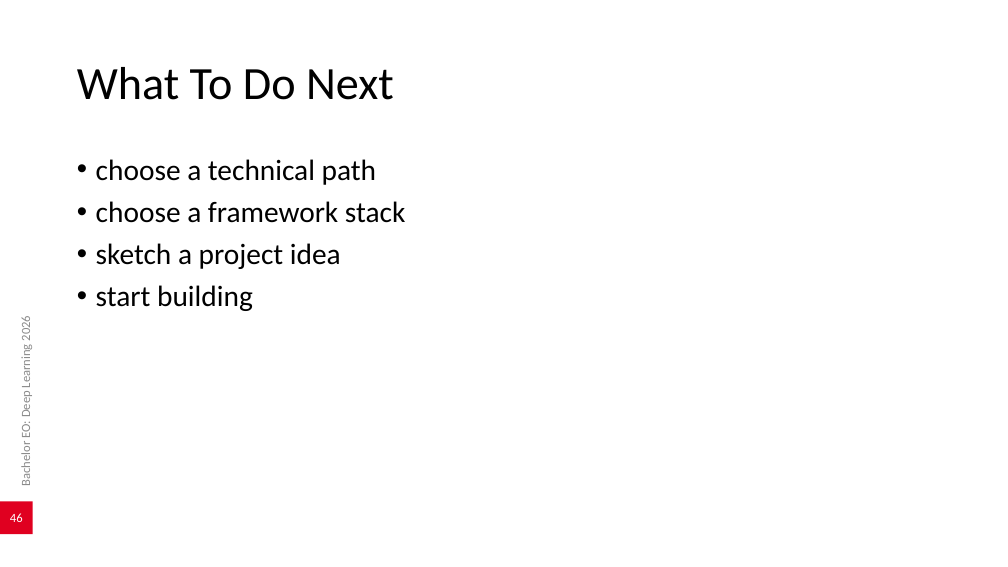
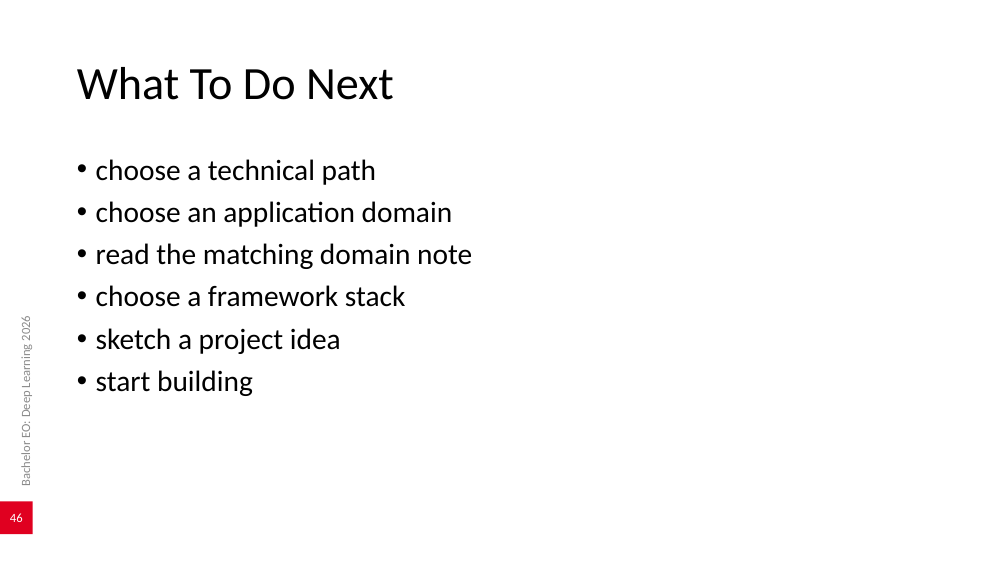
Before and after one commit to AlexanderDhoore/deep-learning-2026, a slide deck: slide 46 of slides/deep-learning-project-domains.pptx. Drawn at 1008x567 pixels with LibreOffice and Linux fonts; fonts in the diff are those of the drawing; background and template pictures are left out. Boxes give left, top, right and bottom in pixels: in the first picture for what was removed or moved away, otherwise in the second. Text is boxed around its words. In the diff, an @@ line names an element or a change of style, - is before the commit and + after.

```diff
--- a/slides/deep-learning-project-domains.pptx
+++ b/slides/deep-learning-project-domains.pptx
@@ text at (x1=96, y1=201, x2=472, y2=269): paragraphs added @@
+• choose an application domain
+• read the matching domain note
```
Also in this commit, not shown: 8 other slides changed, 1 other file.
